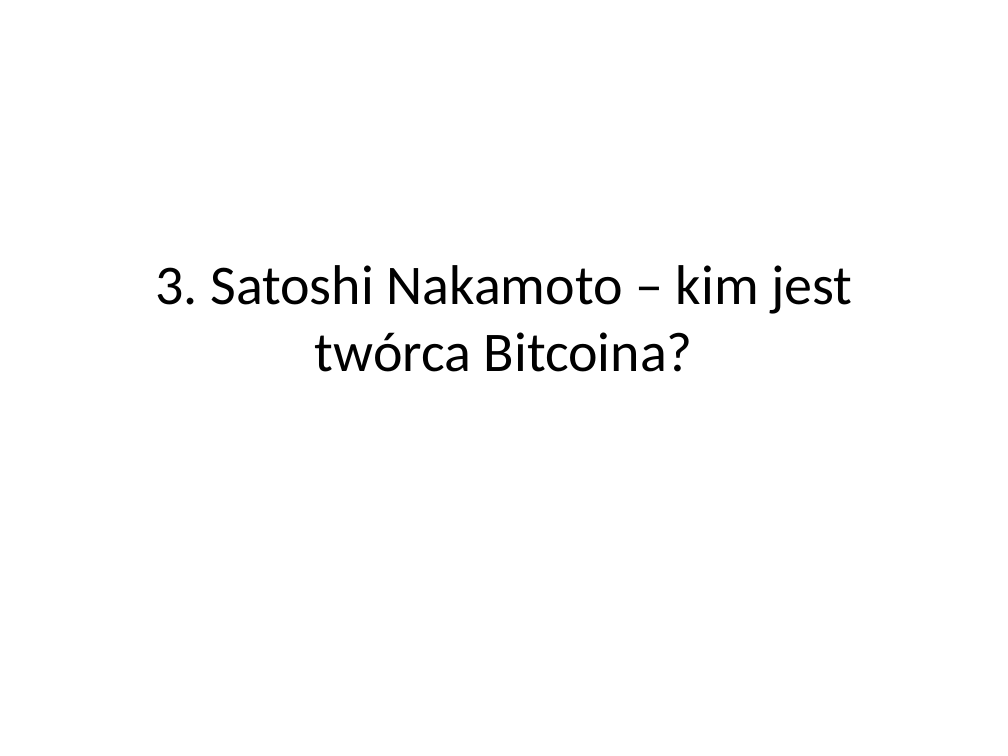
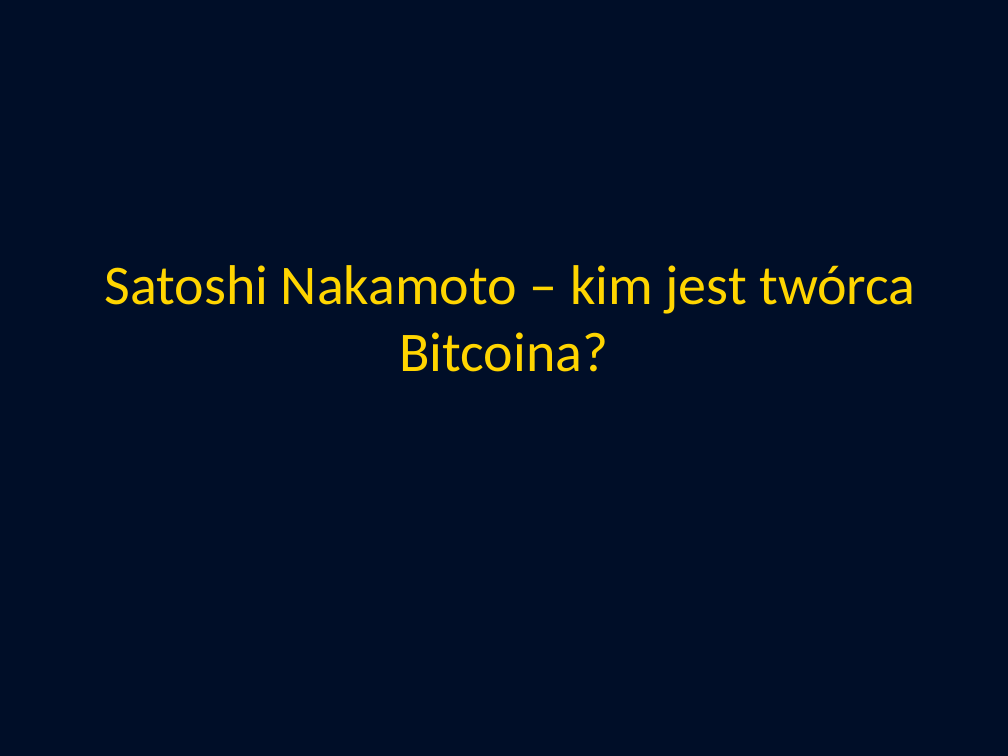
Before and after one commit to AndriiKendzor/Scraping-project-, a slide deck: slide 1 of Kto jest prawdziwym twórcą Bitcoina (63656).pptx. Drawn at 1008x756 pixels with LibreOffice and Linux fonts; fonts in the diff are those of the drawing. Boxes give left, top, right and bottom in pixels: in the first picture for what was removed or moved away, otherwise in the second. Text is boxed around its words. In the diff, an @@ line names an element or a change of style, - is before the commit and + after.

```diff
--- a/Kto jest prawdziwym twórcą Bitcoina (63656).pptx
+++ b/Kto jest prawdziwym twórcą Bitcoina (63656).pptx
@@ background #FFFFFF to #000E28 @@
@@ title at (105,265,915,372): text changed; text colour #000000 to #FFD500 @@
-3. Satoshi Nakamoto – kim jest twórca Bitcoina?
+Satoshi Nakamoto – kim jest twórca Bitcoina?
```
Also in this commit, not shown: 7 other slides changed, 2 slides added, 1 other file.
